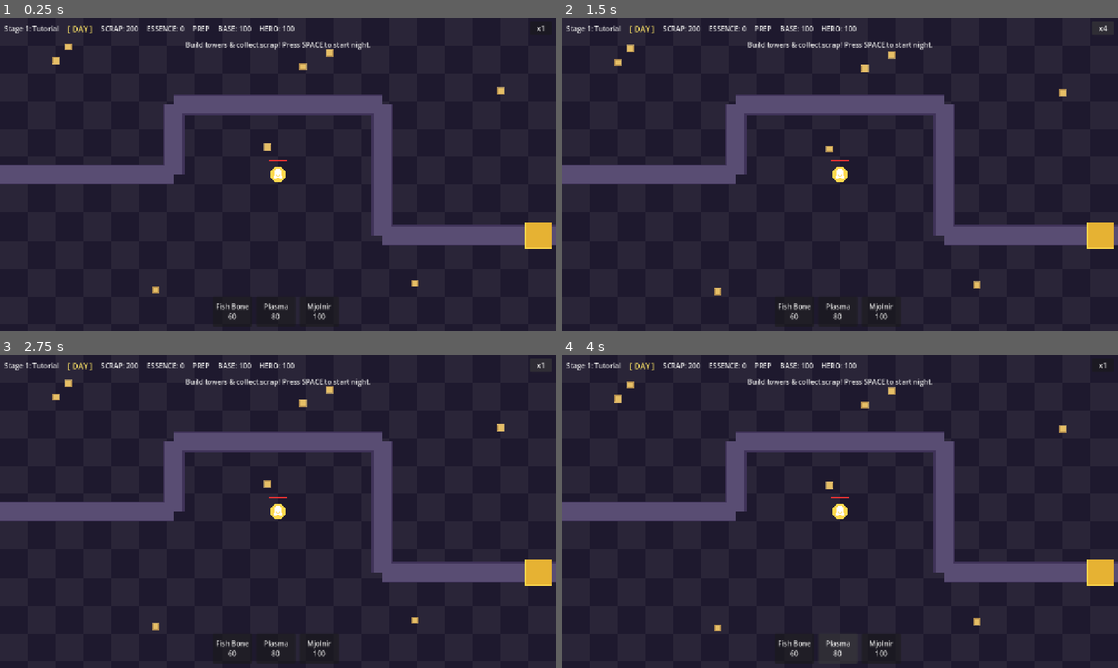
Above: before the commit, frames 1-4 (two rows, left to right).
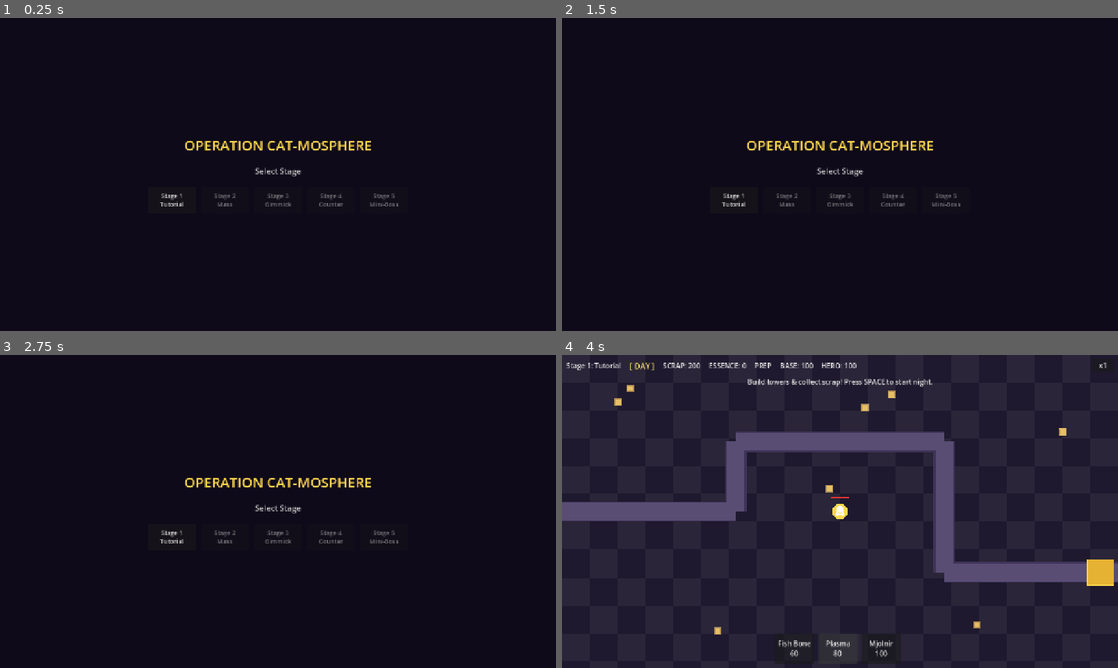
Above: after the commit, the same moments.

Repository: ChungRyong/operation-cat-mosphere
Game: Godot game, scene res://scenes/level/main.tscn
Same seed, same stepped clock (60 frames per second), same inputs: the game is played once before the commit and once after it.
Inputs:
- Up to frame 1 (0.25 s): no input
- Up to frame 2 (1.5 s): click "x1" at 0.5 s; click "x2" (after the commit: "x1") at 1.25 s
- Up to frame 3 (2.75 s): click "x4" (after the commit: "x1") at 2 s
- Up to frame 4 (4 s): click "Fish Bone 60" (after the commit: "Stage 1 Tutorial") at 2.75 s; click "Plasma 80" at 3.5 s

The runs differ from the first frame. In frame 1, 55% of the frame differs, in the area x 0-100%, y 0-100%; in frame 2, 55%; in frame 3, 55%; in frame 4, 0.3%.

Commit message:
Complete Phase 1: add stage select/restart flow and P1 roadmap
- Stage select screen with title and 5 stage buttons (locked stages disabled)
- Game over panel with Retry and Stage Select buttons
- All Clear panel with Stage Select button to replay
- Hero/game state fully reset on retry or menu return
- Track highest unlocked stage on night clear
- Add P1 milestone (Phase 7-12) based on MAP.md battlefield design

Co-Authored-By: Claude Opus 4.6 <noreply@anthropic.com>

Diff:
--- a/scripts/game_manager.gd
+++ b/scripts/game_manager.gd
@@ -19,6 +19,7 @@
 var base_hp: float = BASE_HP
 var is_game_over: bool = false
 var active_buffs: Array[Dictionary] = []
+var highest_unlocked_stage: int = 0
 
 
 func start_stage(stage_index: int) -> void:
@@ -43,6 +44,7 @@
 
 func complete_night() -> void:
 	ResourceManager.add_wave_clear_bonus()
+	highest_unlocked_stage = maxi(highest_unlocked_stage, current_stage + 1)
 	stage_cleared.emit(current_stage)
 	set_phase(GamePhase.DAWN)
 
--- a/scripts/hero.gd
+++ b/scripts/hero.gd
@@ -195,6 +195,22 @@
 	_blocked_count = 0
 
 
+func reset_stats() -> void:
+	max_hp = 100.0
+	current_hp = max_hp
+	ultimate_available = true
+	_attack_timer = 0.0
+	_punch_cd = 0.0
+	_parry_cd = 0.0
+	_parry_active = 0.0
+	_invincible_timer = 0.0
+	_auto_atk_timer = 0.0
+	_blocked_count = 0
+	_moving = false
+	velocity = Vector2.ZERO
+	health_changed.emit(current_hp)
+
+
 func _on_phase_changed(_phase: GameManager.GamePhase) -> void:
 	if _phase != GameManager.GamePhase.NIGHT:
 		reset_blocked()
--- a/scripts/hud.gd
+++ b/scripts/hud.gd
@@ -3,6 +3,11 @@
 signal tower_selected(tower_data: TowerData)
 signal dawn_card_picked(buff: Dictionary)
 signal night_requested
+signal stage_chosen(stage_index: int)
+signal retry_requested
+signal menu_requested
+
+const STAGE_NAMES: Array[String] = ["Tutorial", "Mass", "Gimmick", "Counter", "Mini-Boss"]
 
 @onready var scrap_label: Label = %ScrapLabel
 @onready var essence_label: Label = %EssenceLabel
@@ -20,6 +25,10 @@
 @onready var speed_button: Button = %SpeedButton
 
 var _tower_buttons: Array[Button] = []
+var _stage_select_panel: Panel
+var _stage_buttons: Array[Button] = []
+var _retry_button: Button
+var _menu_button: Button
 const SPEED_STEPS: Array[float] = [1.0, 2.0, 4.0]
 var _speed_index: int = 0
 
@@ -35,6 +44,8 @@
 	day_hint_label.visible = false
 	speed_button.pressed.connect(_on_speed_pressed)
 	_setup_tower_buttons()
+	_setup_stage_select_panel()
+	_setup_gameover_buttons()
 
 
 func _process(_delta: float) -> void:
@@ -70,16 +81,35 @@
 func show_all_clear() -> void:
 	game_over_panel.visible = true
 	result_label.text = "ALL STAGES CLEAR!"
+	_retry_button.visible = false
+	_menu_button.visible = true
+
+
+func show_stage_select(highest_unlocked: int) -> void:
+	for i in _stage_buttons.size():
+		_stage_buttons[i].disabled = i > highest_unlocked
+	_stage_select_panel.visible = true
+	game_over_panel.visible = false
+	dawn_panel.visible = false
+	tower_panel.visible = false
+	day_hint_label.visible = false
 
 
 func _on_phase_changed(phase: GameManager.GamePhase) -> void:
 	match phase:
+		GameManager.GamePhase.MENU:
+			phase_label.text = ""
+			tower_panel.visible = false
+			day_hint_label.visible = false
+			dawn_panel.visible = false
+			game_over_panel.visible = false
 		GameManager.GamePhase.DAY:
 			phase_label.text = "[ DAY ]"
 			tower_panel.visible = true
 			day_hint_label.visible = true
 			dawn_panel.visible = false
 			game_over_panel.visible = false
+			_stage_select_panel.visible = false
 		GameManager.GamePhase.NIGHT:
 			phase_label.text = "[ NIGHT ]"
 			tower_panel.visible = false
@@ -111,6 +141,8 @@
 func _on_game_over() -> void:
 	game_over_panel.visible = true
 	result_label.text = "GAME OVER"
+	_retry_button.visible = true
+	_menu_button.visible = true
 
 
 func _unhandled_input(event: InputEvent) -> void:
@@ -145,3 +177,94 @@
 		btn.pressed.connect(func() -> void: tower_selected.emit(tower_res))
 		tower_panel.add_child(btn)
 		_tower_buttons.append(btn)
+
+
+func _setup_stage_select_panel() -> void:
+	_stage_select_panel = Panel.new()
+	_stage_select_panel.set_anchors_preset(Control.PRESET_FULL_RECT)
+	var bg_style := StyleBoxFlat.new()
+	bg_style.bg_color = Color(0.06, 0.04, 0.1, 1.0)
+	_stage_select_panel.add_theme_stylebox_override("panel", bg_style)
+	add_child(_stage_select_panel)
+
+	var vbox := VBoxContainer.new()
+	vbox.set_anchors_preset(Control.PRESET_CENTER)
+	vbox.offset_left = -320.0
+	vbox.offset_top = -120.0
+	vbox.offset_right = 320.0
+	vbox.offset_bottom = 120.0
+	vbox.grow_horizontal = Control.GROW_DIRECTION_BOTH
+	vbox.grow_vertical = Control.GROW_DIRECTION_BOTH
+	vbox.alignment = BoxContainer.ALIGNMENT_CENTER
+	vbox.add_theme_constant_override("separation", 24)
+	_stage_select_panel.add_child(vbox)
+
+	var title := Label.new()
+	title.text = "OPERATION CAT-MOSPHERE"
+	title.horizontal_alignment = HORIZONTAL_ALIGNMENT_CENTER
+	var title_settings := LabelSettings.new()
+	title_settings.font_size = 32
+	title_settings.font_color = Color(1.0, 0.85, 0.3, 1.0)
+	title.label_settings = title_settings
+	vbox.add_child(title)
+
+	var subtitle := Label.new()
+	subtitle.text = "Select Stage"
+	subtitle.horizontal_alignment = HORIZONTAL_ALIGNMENT_CENTER
+	var sub_settings := LabelSettings.new()
+	sub_settings.font_size = 18
+	sub_settings.font_color = Color(0.8, 0.8, 0.8, 1.0)
+	subtitle.label_settings = sub_settings
+	vbox.add_child(subtitle)
+
+	var hbox := HBoxContainer.new()
+	hbox.alignment = BoxContainer.ALIGNMENT_CENTER
+	hbox.add_theme_constant_override("separation", 12)
+	vbox.add_child(hbox)
+
+	for i in GameManager.TOTAL_STAGES:
+		var btn := Button.new()
+		btn.text = "Stage %d\n%s" % [i + 1, STAGE_NAMES[i]]
+		btn.custom_minimum_size = Vector2(110, 60)
+		btn.add_theme_font_size_override("font_size", 14)
+		var idx: int = i
+		btn.pressed.connect(func() -> void:
+			_stage_select_panel.visible = false
+			stage_chosen.emit(idx)
+		)
+		hbox.add_child(btn)
+		_stage_buttons.append(btn)
+
+	_stage_select_panel.visible = false
+
+
+func _setup_gameover_buttons() -> void:
+	game_over_panel.offset_left = -160.0
+	game_over_panel.offset_top = -80.0
+	game_over_panel.offset_right = 160.0
+	game_over_panel.offset_bottom = 80.0
+
+	result_label.anchor_bottom = 0.55
+
+	var hbox := HBoxContainer.new()
+	hbox.layout_mode = 1
+	hbox.set_anchors_preset(Control.PRESET_BOTTOM_WIDE)
+	hbox.offset_top = -48.0
+	hbox.offset_left = 10.0
+	hbox.offset_right = -10.0
+	hbox.offset_bottom = -10.0
+	hbox.alignment = BoxContainer.ALIGNMENT_CENTER
+	hbox.add_theme_constant_override("separation", 12)
+	game_over_panel.add_child(hbox)
+
+	_retry_button = Button.new()
+	_retry_button.text = "Retry"
+	_retry_button.custom_minimum_size = Vector2(110, 36)
+	_retry_button.pressed.connect(func() -> void: retry_requested.emit())
+	hbox.add_child(_retry_button)
+
+	_menu_button = Button.new()
+	_menu_button.text = "Stage Select"
+	_menu_button.custom_minimum_size = Vector2(110, 36)
+	_menu_button.pressed.connect(func() -> void: menu_requested.emit())
+	hbox.add_child(_menu_button)
--- a/scripts/main.gd
+++ b/scripts/main.gd
@@ -26,12 +26,15 @@
 func _ready() -> void:
 	hud.tower_selected.connect(_on_tower_selected)
 	hud.dawn_card_picked.connect(_on_dawn_card_picked)
+	hud.stage_chosen.connect(_on_stage_chosen)
+	hud.retry_requested.connect(_on_retry)
+	hud.menu_requested.connect(_on_menu)
 	wave_manager.wave_finished.connect(_on_wave_finished)
 	GameManager.game_over.connect(_on_game_over)
 	GameManager.all_stages_cleared.connect(_on_all_stages_cleared)
 	GameManager.stage_started.connect(_on_stage_started)
 	hero.health_changed.connect(func(hp: float) -> void: hud.update_hero_hp(hp))
-	GameManager.start_stage(0)
+	_show_stage_select()
 
 
 func _on_stage_started(stage_index: int) -> void:
@@ -48,6 +51,8 @@
 
 
 func _unhandled_input(event: InputEvent) -> void:
+	if GameManager.current_phase == GameManager.GamePhase.MENU:
+		return
 	if event is InputEventMouseMotion and _placing_tower != null:
 		_ghost_pos = event.position
 		queue_redraw()
@@ -138,6 +143,38 @@
 
 func _on_game_over() -> void:
 	wave_manager.stop()
+
+
+func _show_stage_select() -> void:
+	GameManager.set_phase(GameManager.GamePhase.MENU)
+	hud.show_stage_select(GameManager.highest_unlocked_stage)
+
+
+func _on_stage_chosen(stage_index: int) -> void:
+	_reset_gameplay()
+	GameManager.start_stage(stage_index)
+
+
+func _on_retry() -> void:
+	_reset_gameplay()
+	GameManager.start_stage(_current_stage)
+
+
+func _on_menu() -> void:
+	_reset_gameplay()
+	_show_stage_select()
+
+
+func _reset_gameplay() -> void:
+	_placing_tower = null
+	_clear_enemies()
+	_clear_pickups()
+	wave_manager.stop()
+	for tower in tower_container.get_children():
+		tower.queue_free()
+	GameManager.active_buffs.clear()
+	hero.reset_stats()
+	hud.reset_speed()
 
 
 func _on_tower_selected(tower_data: TowerData) -> void:
Not shown, changed: DEVPLAN.md
Not shown, added: MAP.md
